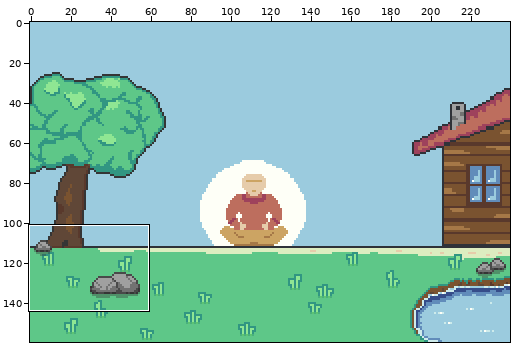
Pixel-art file: Artwork/240x160_game.aseprite. Above: a wide view before the commit, with the close-up outlined.
Close-up. Before the edit:
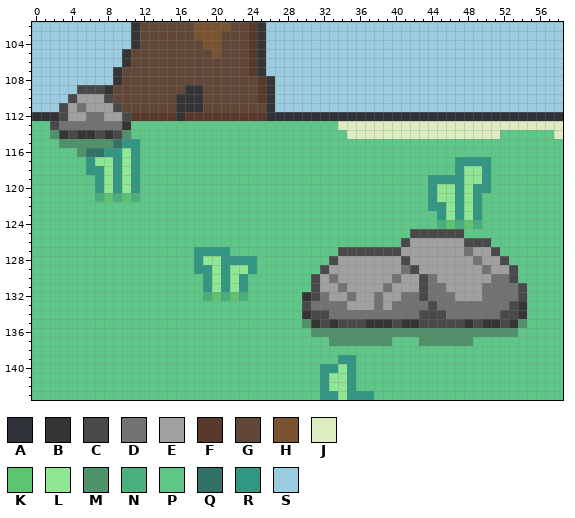
240x160 pixels, 1 frame. Shown: x 0..58, y 102..143. The commit also changed other parts of the picture, which this record leaves out.
Visible layers, top first: "Meditater", "Circle", "House", "Rocks", "Trees", "Lake", "Gras", "Bottom", "Sky", "Raw".
Palette (. is transparent): A #2f3238  B #353535  C #494949  D #727272  E #a0a0a0  F #59392c  G #604737  H #7a5330  J #ddedc0  K #5ec471  L #8fe693  M #4f9169  N #48af7d  P #5ec788  Q #327266  R #319682  S #9bcbde
Pixels before (only the part around the change), first column x 0:
105 SSSSSSSSSSBGGGGGGGGGHGGGFBSSSSSSSSSSSSSSSSSSSSSSSSSSSSSSSSS
106 SSSSSSSSSSBGGGGGGGGGGGGGFBSSSSSSSSSSSSSSSSSSSSSSSSSSSSSSSSS
107 SSSSSSSSSBGGGGGGGGGGGGGGFBSSSSSSSSSSSSSSSSSSSSSSSSSSSSSSSSS
108 SSSSSSSSSBGGGGGGGGGGGGGGGFBSSSSSSSSSSSSSSSSSSSSSSSSSSSSSSSS
109 SSSSSCCCBGGGGGGGGBBGGGGGGFBSSSSSSSSSSSSSSSSSSSSSSSSSSSSSSSS
110 SSSSCEEECGGGGGGGBBBGGGGGGFBSSSSSSSSSSSSSSSSSSSSSSSSSSSSSSSS
111 SSSCEDEEECGGGGGGBBBGGGGGGGBSSSSSSSSSSSSSSSSSSSSSSSSSSSSSSSS
112 AAACEEDDEECFFFFFBFFFFFFFFFAAAAAAAAAAAAAAAAAAAAAAAAAAAAAAAAA
113 PPCDDDDDDDBPPPPPPPPPPPPPPPPPPPPPPPJJJJJJJJJJJJJJJJJJJJJJJJJ
114 PPMBCBBCBCMPPPPPPPPPPPPPPPPPPPPPPPPJJJJJJJJJJJJJJJJJPPPPPPJ
115 PPPMMMMMMQRRPPPPPPPPPPPPPPPPPPPPPPPPPPPPPPPPPPPPPPPPPPPPPPP
116 PPPPPMQQRRLRPPPPPPPPPPPPPPPPPPPPPPPPPPPPPPPPPPPPPPPPPPPPPPP
117 PPPPPPRLLRLRPPPPPPPPPPPPPPPPPPPPPPPPPPPPPPPPPPPRRRRPPPPPPPP
118 PPPPPPRRLRLRPPPPPPPPPPPPPPPPPPPPPPPPPPPPPPPPPPPRLLRPPPPPPPP
119 PPPPPPPRLRLRPPPPPPPPPPPPPPPPPPPPPPPPPPPPPPPPRRRRLLRPPPPPPPP
120 PPPPPPPRLRLRPPPPPPPPPPPPPPPPPPPPPPPPPPPPPPPPRLLRLRRPPPPPPPP
121 PPPPPPPNKNKNPPPPPPPPPPPPPPPPPPPPPPPPPPPPPPPPRLLRLRPPPPPPPPP
122 PPPPPPPPPPPPPPPPPPPPPPPPPPPPPPPPPPPPPPPPPPPPRRLRLRPPPPPPPPP
123 PPPPPPPPPPPPPPPPPPPPPPPPPPPPPPPPPPPPPPPPPPPPPRLRLRPPPPPPPPP
124 PPPPPPPPPPPPPPPPPPPPPPPPPPPPPPPPPPPPPPPPPPPPPNKNKNPPPPPPPPP
125 PPPPPPPPPPPPPPPPPPPPPPPPPPPPPPPPPPPPPPPPPPCCCCCCPPPPPPPPPPP
126 PPPPPPPPPPPPPPPPPPPPPPPPPPPPPPPPPPPPPPPPPCEEEEEECCCPPPPPPPP
127 PPPPPPPPPPPPPPPPPPRRRRPPPPPPPPPPPPCCCCCCCEEEEEEEDEECPPPPPPP
128 PPPPPPPPPPPPPPPPPPRLLRRRRPPPPPPPPCEEEEEEECEEEEEEEDEECPPPPPP
129 PPPPPPPPPPPPPPPPPPRRLRLLRPPPPPPPCEEEEEEEEDCEEEEEEEDEECPPPPP
130 PPPPPPPPPPPPPPPPPPPRLRLRPPPPPPPCEDEEEEEEDEECDEEEEEEDDCPPPPP
131 PPPPPPPPPPPPPPPPPPPRLRLRPPPPPPPCEEDEEEEDEEECDDEEEEDDDDCPPPP
132 PPPPPPPPPPPPPPPPPPPNKNKNPPPPPPBCDEEDEEDEEDDCDDDEEEDDDDCPPPP
133 PPPPPPPPPPPPPPPPPPPPPPPPPPPPPPCDDDDEEEDEDDDDCDDDDDDDDCBPPPP
134 PPPPPPPPPPPPPPPPPPPPPPPPPPPPPPBCCDDDDDDDDDDCCCDDDDDDCCBPPPP
135 PPPPPPPPPPPPPPPPPPPPPPPPPPPPPPMBCBCCCBBBCBBCCCCCBCBBCBMPPPP
136 PPPPPPPPPPPPPPPPPPPPPPPPPPPPPPPMMMMMMMMMMMMMMMMMMMMMMMPPPPP
137 PPPPPPPPPPPPPPPPPPPPPPPPPPPPPPPPPMMMMMMMPPPMMMMMMPPPPPPPPPP
138 PPPPPPPPPPPPPPPPPPPPPPPPPPPPPPPPPPPPPPPPPPPPPPPPPPPPPPPPPPP
139 PPPPPPPPPPPPPPPPPPPPPPPPPPPPPPPPPPRRPPPPPPPPPPPPPPPPPPPPPPP
140 PPPPPPPPPPPPPPPPPPPPPPPPPPPPPPPPRRLRPPPPPPPPPPPPPPPPPPPPPPP
Once edited:
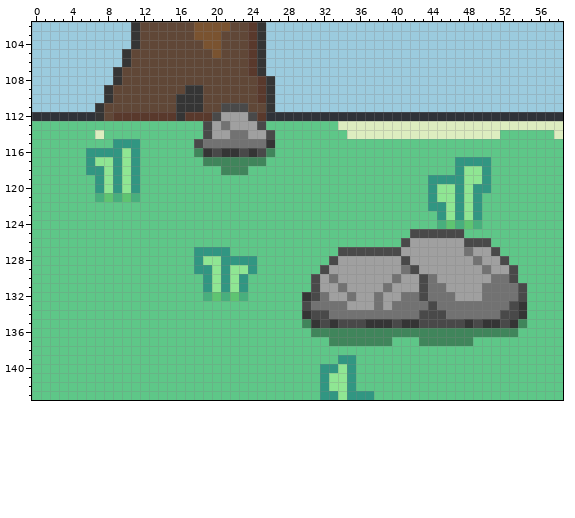
Edits made:
Colour M changes from #4f9169 to #40855b.
Layer "Rocks":
Colour C becomes colour A in row 112 at x 3.
Colour D becomes colour A in row 112 at x 6.
Colour E becomes colour A in row 112 at x 4 to 5.
Colour C becomes colour B in row 110 at x 8.
Colour D becomes colour B in row 112 at x 7.
Colour E becomes colour B in row 111 at x 7.
Colour P becomes colour B in row 115 at x 26; in row 116 at x 19, 21 to 22 and 24.
Colour F becomes colour C in row 112 at x 20 and 24.
Colour G becomes colour C in row 111 at x 21 to 23.
Colour P becomes colour C in row 113 at x 19 and 25; in row 114 at x 19 and 26; in row 115 at x 18; in row 116 at x 20, 23 and 25.
Colour P becomes colour D in row 113 at x 21; in row 114 at x 22 to 23; in row 115 at x 19 to 25.
Colour F becomes colour E in row 112 at x 21 to 23.
Colour P becomes colour E in row 113 at x 20 and 22 to 24; in row 114 at x 20 to 21 and 24 to 25.
Colour C becomes colour F in row 112 at x 10.
Colour E becomes colour F in row 112 at x 9.
Colour C becomes colour G in row 111 at x 9.
Colour E becomes colour G in rows 111 to 112 at x 8.
Colour C becomes colour J in row 114 at x 7.
Colour P becomes colour M in row 116 at x 18 and 26; in row 117 at x 19 to 25; in row 118 at x 21 to 23.
Colour B becomes colour P in row 113 at x 10; in row 114 at x 3, 5 to 6 and 8.
Colour C becomes colour P in row 113 at x 2; in row 114 at x 4 and 9.
Colour D becomes colour P in row 113 at x 3 to 9.
Colour M becomes colour P in row 114 at x 2 and 10; in row 115 at x 3 to 8; in row 116 at x 5.
Colour Q becomes colour R in row 115 at x 9; in row 116 at x 6 to 7.
Colour C becomes colour S in row 109 at x 5 to 7; in row 110 at x 4; in row 111 at x 3.
Colour D becomes colour S in row 111 at x 5.
Colour E becomes colour S in row 110 at x 5 to 7; in row 111 at x 4 and 6.
Where, in picture pixels (left, top, right, bottom), the same in both close-ups:
changed: (50, 85, 131, 157)
changed: (194, 103, 275, 175)
changed: (302, 319, 527, 346)
